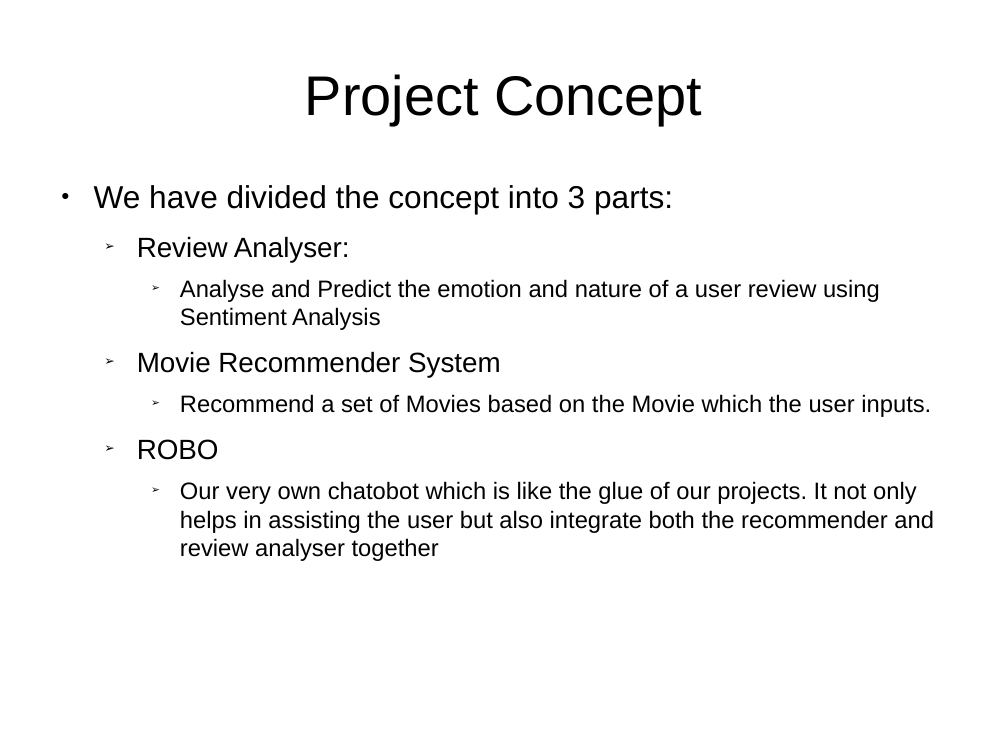
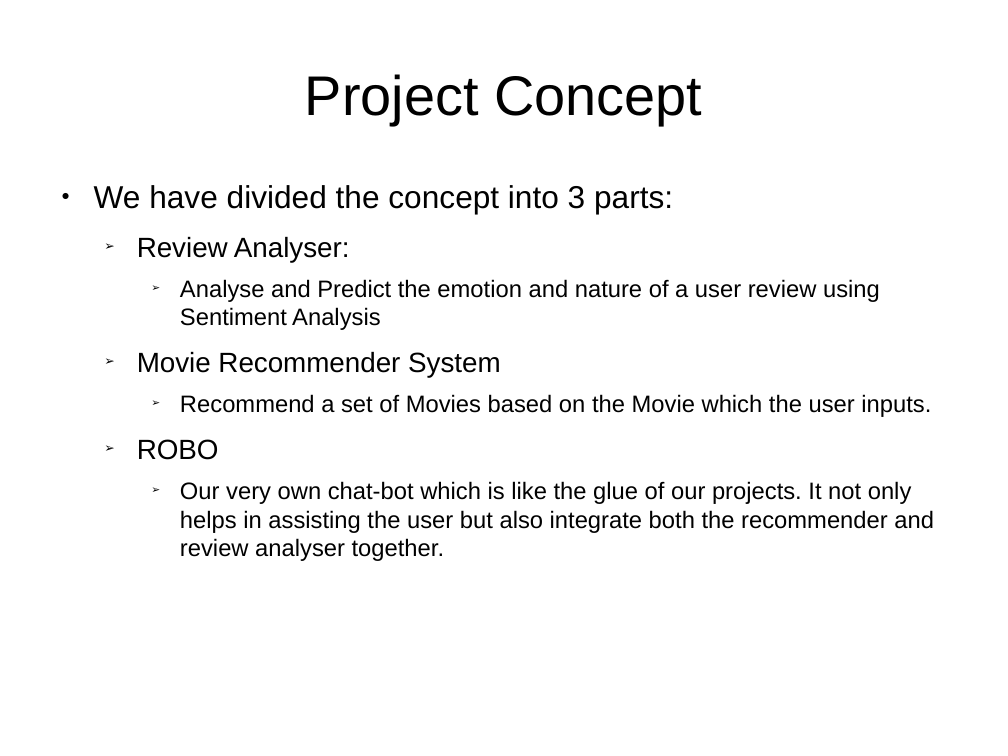
Before and after one commit to SaishaShetty/Machines-and-Sentiments, a slide deck: slide 8 of Project PPT.pptx. Drawn at 1008x756 pixels with LibreOffice and Linux fonts; fonts in the diff are those of the drawing; background and template pictures are left out. Boxes give left, top, right and bottom in pixels: in the first picture for what was removed or moved away, otherwise in the second. Text is boxed around its words. In the diff, an @@ line names an element or a change of style, - is before the commit and + after.

```diff
--- a/Project PPT.pptx
+++ b/Project PPT.pptx
@@ text at box(180, 481, 934, 561): text changed @@
-    ➢ Our very own chatobot which is like the glue of our projects. It not only helps in assisting the user but also integrate both the recommender and review analyser together
+    ➢ Our very own chat-bot which is like the glue of our projects. It not only helps in assisting the user but also integrate both the recommender and review analyser together.
```
Also in this commit, not shown: 7 other slides changed.
